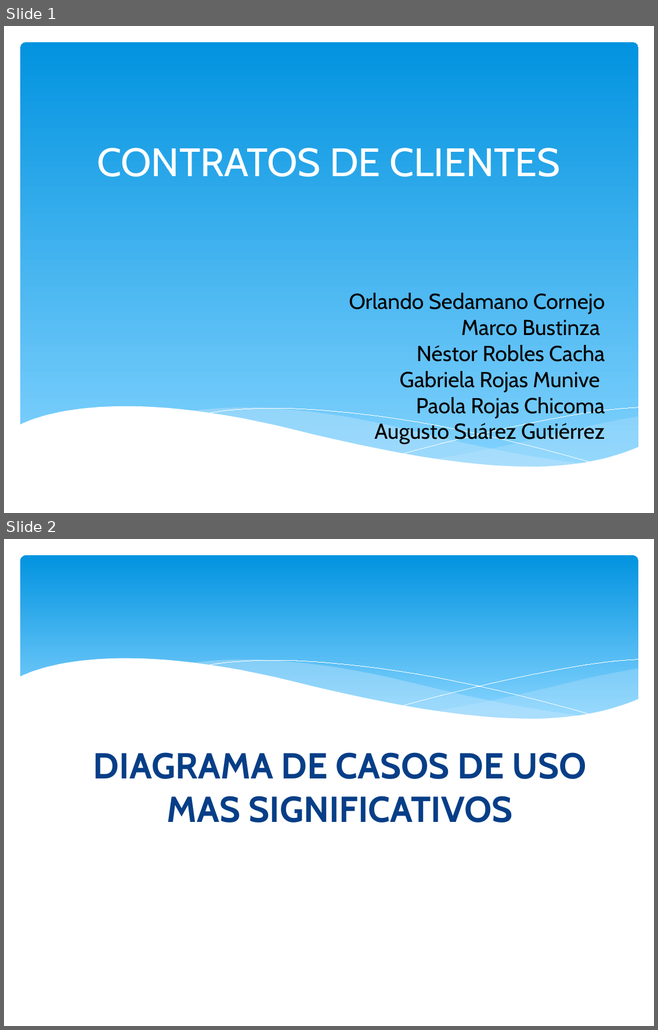
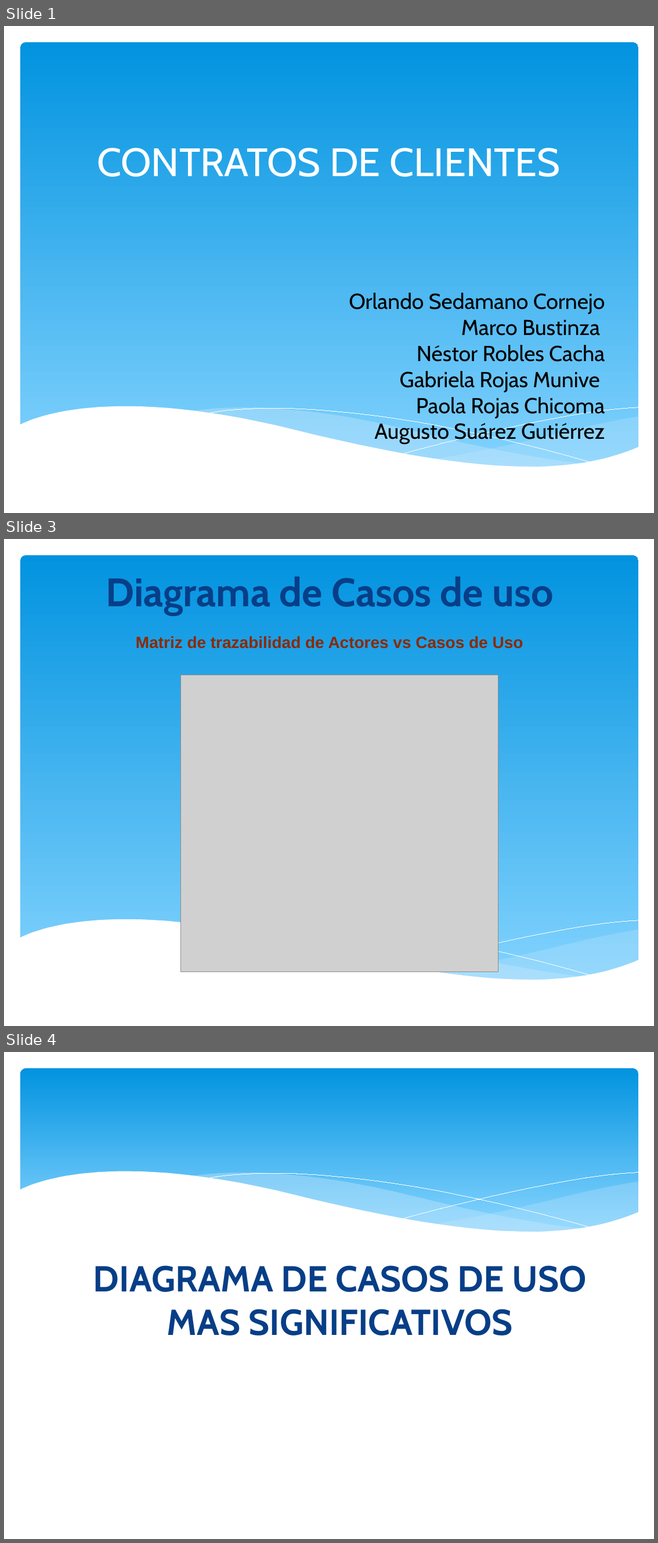
Before and after one commit to orlysemperfi/tp3-contratos-clientes, a slide deck: ITERACION 5/SUBITERACION 2/PRESENTACION01/PPT TP3 PRES02.pptx. Shown one above the other, each under a label of ours: slides 1 and 2 before the commit, slides 1, 3 and 4 after it; the slides between them are not shown. The pictures are 658x1030 and 658x1543 pixels, drawn with LibreOffice and Linux fonts; fonts in the diff are those of the drawing; grey boxes stand for pictures. Boxes give left, top, right and bottom in pixels: in the first picture for what was removed or moved away, otherwise in the second. Text is boxed around its words. In the diff, an @@ line names an element or a change of style, - is before the commit and + after.

```diff
--- a/ITERACION 5/SUBITERACION 2/PRESENTACION01/PPT TP3 PRES02.pptx
+++ b/ITERACION 5/SUBITERACION 2/PRESENTACION01/PPT TP3 PRES02.pptx
@@ slide 3 added at bbox=[4, 539, 654, 1026], background #FFFFFF; not listed: 6 template elements that a slide beside it also shows @@
@@ title added at bbox=[106, 577, 553, 616], 44 pt, text #073E87, bold @@
+Diagrama de Casos de uso
@@ text added at bbox=[136, 636, 523, 649], 18 pt, text #8C2902, bold @@
+Matriz de trazabilidad de Actores vs Casos de Uso
@@ picture added at bbox=[181, 675, 498, 972] @@
@@ what was slide 2 is now slide 4 @@
```
Also in this commit, not shown: 1 other slide added, 1 other file.
